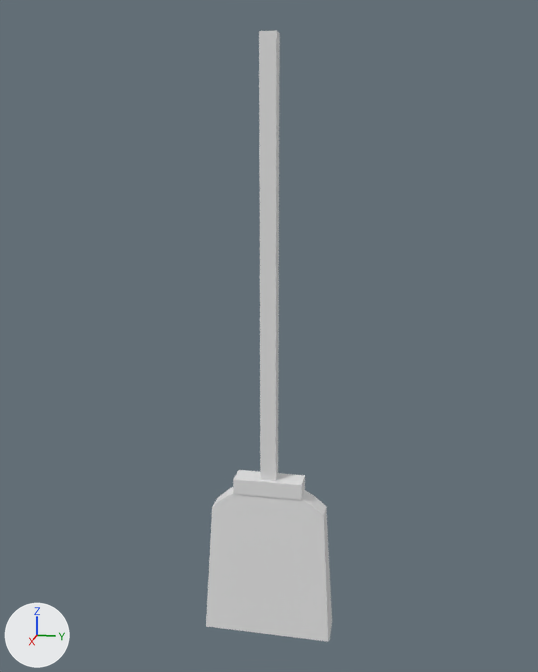
A saved change to the FBX model The Haunting of Craven Residence/Assets/3D Models/miotła.fbx.
Both versions are drawn from a 50 mm lens placed at (8.93, 1.78, 6.96), pointed at (-0.07, -0.02, 4.71). The axes (+X, +Y, +Z) are drawn at lower left. The lights are the same throughout. Where no turn or scale is listed for an object, it has been applied to the vertices.

The older version as bpy lines, for what is in view:
```python
mat_material = principled_material('Material')
mat_material.base_color = (0.8, 0.8, 0.8)  # white #e7e7e7
mat_material.roughness = 0.4
me_cube = bpy.data.meshes.new('Cube')
me_cube.from_pydata(...)  # a box spanning x -0.1..0.1, y -0.1..0.1, z -2.77..2.77
me_cube.materials.append(mat_material)  # white #e7e7e7
me_cube_001 = bpy.data.meshes.new('Cube.001')
me_cube_001.from_pydata(...)  # a box spanning x -0.155..0.155, y -0.451..0.451, z -0.102..0.102
me_cube_002 = bpy.data.meshes.new('Cube.002')
me_cube_002.from_pydata(...)  # 42 vertices, 40 faces; spans x -0.23..0.23, y -0.85..0.85, z -1.14..1.0
ob_cube = bpy.data.objects.new('Cube', me_cube)
ob_cube.location = (0.0, 0.0, 5.52)
ob_cube_001 = bpy.data.objects.new('Cube.001', me_cube_001)
ob_cube_001.location = (0.0, 0.0, 2.71)
ob_cube_002 = bpy.data.objects.new('Cube.002', me_cube_002)
ob_cube_002.location = (0.0, 0.0, 1.62)
```
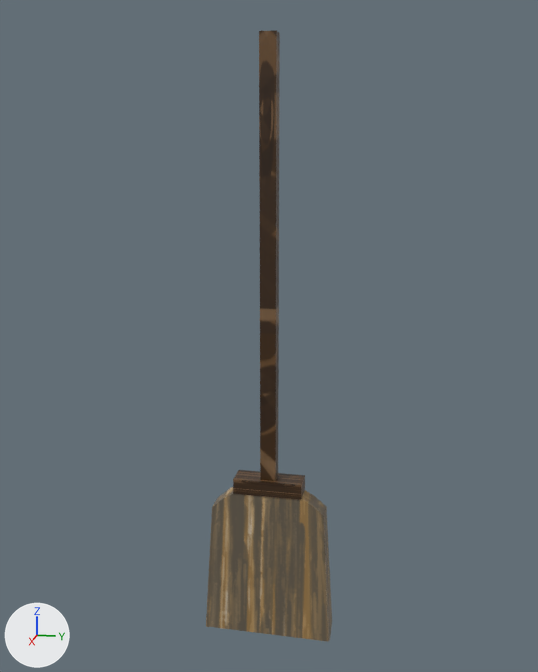
Patch to the scene script:
```diff
--- a/The Haunting of Craven Residence/Assets/3D Models/miotła.fbx.py
+++ b/The Haunting of Craven Residence/Assets/3D Models/miotła.fbx.py
@@ img_miotła_tekstura_png @@
+img_miotła_tekstura_png = load_image('miotła tekstura.png', '../2D Textures/miotła tekstura.png', 1500, 1500, 'sRGB')
@@ img_tekstura_drewna_png @@
+img_tekstura_drewna_png = load_image('tekstura drewna.png', '../2D Textures/tekstura drewna.png', 1000, 1000, 'sRGB')
@@ mat_material @@
 mat_material = principled_material('Material')
-mat_material.base_color = (0.8, 0.8, 0.8)  # white #e7e7e7
+mat_material.texture = img_tekstura_drewna_png
 mat_material.roughness = 0.4
@@ mat_material_001 @@
+mat_material_001 = principled_material('Material.001')
+mat_material_001.texture = img_miotła_tekstura_png
@@ me_cube_002 @@
 me_cube_002.from_pydata(...)  # 42 vertices, 40 faces; spans x -0.23..0.23, y -0.85..0.85, z -1.14..1.0
 # used by ob_cube_002; location = (0.0, 0.0, 1.62)
+# me_cube_002 part 1: texture (UV) coordinates of 40 of 40 faces, centred in x -0.19..0.19, y -0.8..0.8, z -1.07..1.0, changed; they spanned u 0.12..0.88, v 0.0..1.0 and now span u 0.01..0.99, v 0.12..0.88
+me_cube_002.materials.append(mat_material_001)  # picture img_miotła_tekstura_png
```

Changed parts and their boxes [x1, y1, x2, y2] in the pictures (538 x 672 px):
'Cube.002', recoloured, surface changed (grey to brown): [206, 487, 332, 642] in both
'Cube', surface changed (grey to brown): [259, 30, 280, 481] in both
'Cube.001', surface changed (grey to brown): [233, 470, 305, 500] in both
